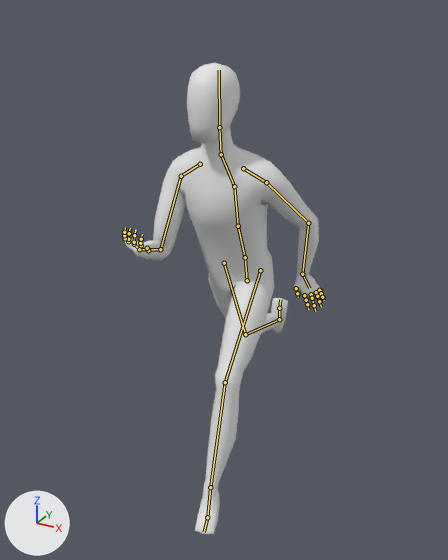
An edit to the Blender file Content/FirstPersonBP/Meshes/SK_Character_001.blend, drawn before and after from the same camera.
Rendered twice from a camera (50 mm lens) standing at (1.031, -2.034, 1.762) and looking at (-0.065, -0.042, 0.766). Every picture has the same lights, and +X, +Y and +Z are marked at lower left. Both versions are drawn at frame 1 of the action 'Idle loop'; the numbers are the values there. The bones that bend it are drawn over the model as lines.

Objects in the first picture: 'Character'.
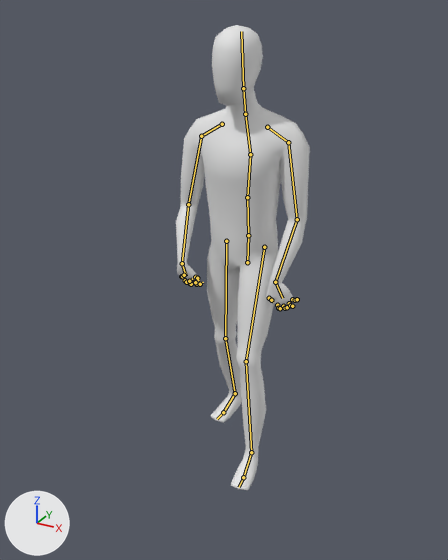
Where the change shows, as pixel boxes [x1, y1, x2, y2] in the pictures (448 x 560 px):
'Character', posed (33% narrower): before [123, 63, 325, 534]; after [176, 25, 310, 490]
bone 'Pelvis', root to tip: before (247, 280) to (245, 257); after (247, 262) to (248, 235)
bone 'Spine_01', root to tip: before (245, 257) to (238, 226); after (248, 235) to (247, 197)
bone 'Spine_02', root to tip: before (238, 226) to (234, 186); after (247, 197) to (250, 154)
bone 'Spine_03', root to tip: before (234, 186) to (221, 154); after (250, 154) to (245, 114)
bone 'Neck', root to tip: before (221, 154) to (219, 127); after (245, 114) to (243, 88)
bone 'Shoulder.L', root to tip: before (243, 168) to (266, 182); after (267, 127) to (288, 142)
bone 'Thumb_01.L', root to tip: before (296, 288) to (297, 293); after (269, 298) to (271, 300)
bone 'Pointer_01.L', root to tip: before (304, 295) to (306, 300); after (277, 305) to (278, 308)
bone 'Middle_01.L', root to tip: before (311, 294) to (312, 298); after (283, 306) to (285, 308)
bone 'Ring_01.L', root to tip: before (316, 292) to (317, 296); after (289, 303) to (290, 305)
bone 'Pinky_01.L', root to tip: before (319, 290) to (321, 293); after (292, 299) to (295, 300)
bone 'Shoulder.R', root to tip: before (200, 164) to (181, 176); after (222, 124) to (201, 136)
bone 'Thumb_01.R', root to tip: before (148, 250) to (147, 248); after (195, 277) to (197, 278)
bone 'Pointer_01.R', root to tip: before (141, 245) to (140, 243); after (194, 282) to (196, 284)
bone 'Middle_01.R', root to tip: before (134, 244) to (134, 242); after (189, 283) to (191, 284)
bone 'Pinky_01.R', root to tip: before (125, 238) to (124, 235); after (181, 276) to (182, 276)

The change in detail:
Bone 'Pelvis' (bone_pelvis) moves from (0.0, -0.109, -0.016) to (0.0, -0.032, -0.005).
Bone 'Pelvis' (bone_pelvis) turns from (20, 0, 0) to (4, 3, 1) degrees about its own x, y and z.
Bone 'Spine_01' (bone_spine_01) turns from (0, -5, 1) to (0, 0, 0) degrees about its own x, y and z.
Bone 'Spine_02' (bone_spine_02) turns from (0, 5, 0) to (0, 0, 0) degrees about its own x, y and z.
Bone 'Spine_03' (bone_spine_03) turns from (0, 0, 2) to (0, 2, -1) degrees about its own x, y and z.
Bone 'Neck' (bone_neck) turns from (3, 0, 0) to (10, 0, 0) degrees about its own x, y and z.
Bone 'Shoulder.L' (bone_shoulder_l) turns from (-3, -2, 0) to (0, 0, 0) degrees about its own x, y and z.
Bone 'Thumb_01.L' (bone_thumb_01_l) turns from (-19, 0, 16) to (-49, 0, 20) degrees about its own x, y and z.
Bone 'Pointer_01.L' (bone_pointer_01_l) turns from (-4, 0, 4) to (-17, 0, 0) degrees about its own x, y and z.
Bone 'Middle_01.L' (bone_middle_01_l) turns from (-5, 0, 0) to (-19, 0, 0) degrees about its own x, y and z.
Bone 'Ring_01.L' (bone_ring_01_l) turns from (-4, 0, 0) to (-16, 0, 0) degrees about its own x, y and z.
Bone 'Pinky_01.L' (bone_pinky_01_l) turns from (-9, 0, -9) to (-23, 0, 0) degrees about its own x, y and z.
Bone 'ArmIK.L' (bone_armik_l) moves from (0.069, -0.116, -0.16) to (0.088, -0.141, 0.075).
Bone 'ArmIK.L' (bone_armik_l) turns from (12, 17, 34) to (-34, 32, -19) degrees about its own x, y and z.
Bone 'Shoulder.R' (bone_shoulder_r) turns from (14, -8, -2) to (4, -3, 0) degrees about its own x, y and z.
Bone 'Thumb_01.R' (bone_thumb_01_r) turns from (-24, 15, -33) to (-49, 0, -20) degrees about its own x, y and z.
Bone 'Pointer_01.R' (bone_pointer_01_r) turns from (-10, -5, -2) to (-17, 0, 0) degrees about its own x, y and z.
Bone 'Middle_01.R' (bone_middle_01_r) turns from (-9, -3, 1) to (-19, 0, 0) degrees about its own x, y and z.
Bone 'Pinky_01.R' (bone_pinky_01_r) turns from (-15, -7, 11) to (-23, 0, 0) degrees about its own x, y and z.
Bone 'ArmIK.R' (bone_armik_r) moves from (0.3, -0.288, 0.267) to (-0.049, -0.125, 0.091).
Bone 'ArmIK.R' (bone_armik_r) turns from (-133, -22, 45) to (-48, -30, 33) degrees about its own x, y and z.
Bone 'PoleTarget_Arm.L' (bone_poletarget_arm_l) moves from (0.0, 0.0, 0.0) to (-0.073, 0.0, -0.029).
Bone 'PoleTarget_Arm.R' (bone_poletarget_arm_r) moves from (0.131, 0.019, -0.004) to (0.041, 0.0, -0.029).
Bone 'LegIK.L' (bone_legik_l) moves from (-0.045, -0.461, 0.002) to (0.0, -0.198, 0.0).
Bone 'LegIK.L' (bone_legik_l) turns from (-26, 0, 0) to (0, 0, 0) degrees about its own x, y and z.
Bone 'LegIK.R' (bone_legik_r) moves from (0.045, 0.547, 0.23) to (0.0, 0.151, 0.0).
Bone 'LegIK.R' (bone_legik_r) turns from (90, 0, 0) to (0, 0, 0) degrees about its own x, y and z.
Bone 'PoleTarget_Knee.R' (bone_poletarget_knee_r) moves from (0.122, 0.507, 0.0) to (0.022, 0.0, 0.0).
